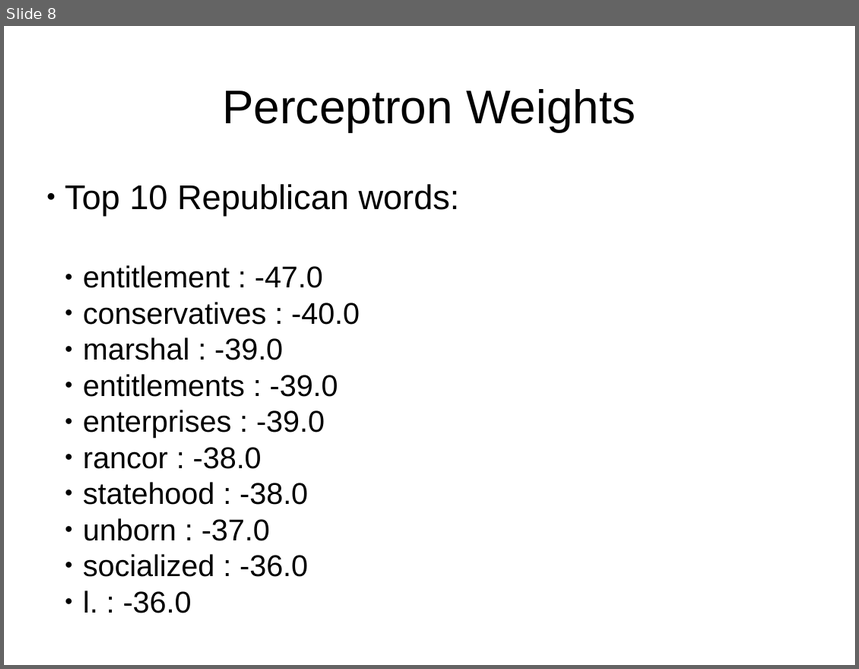
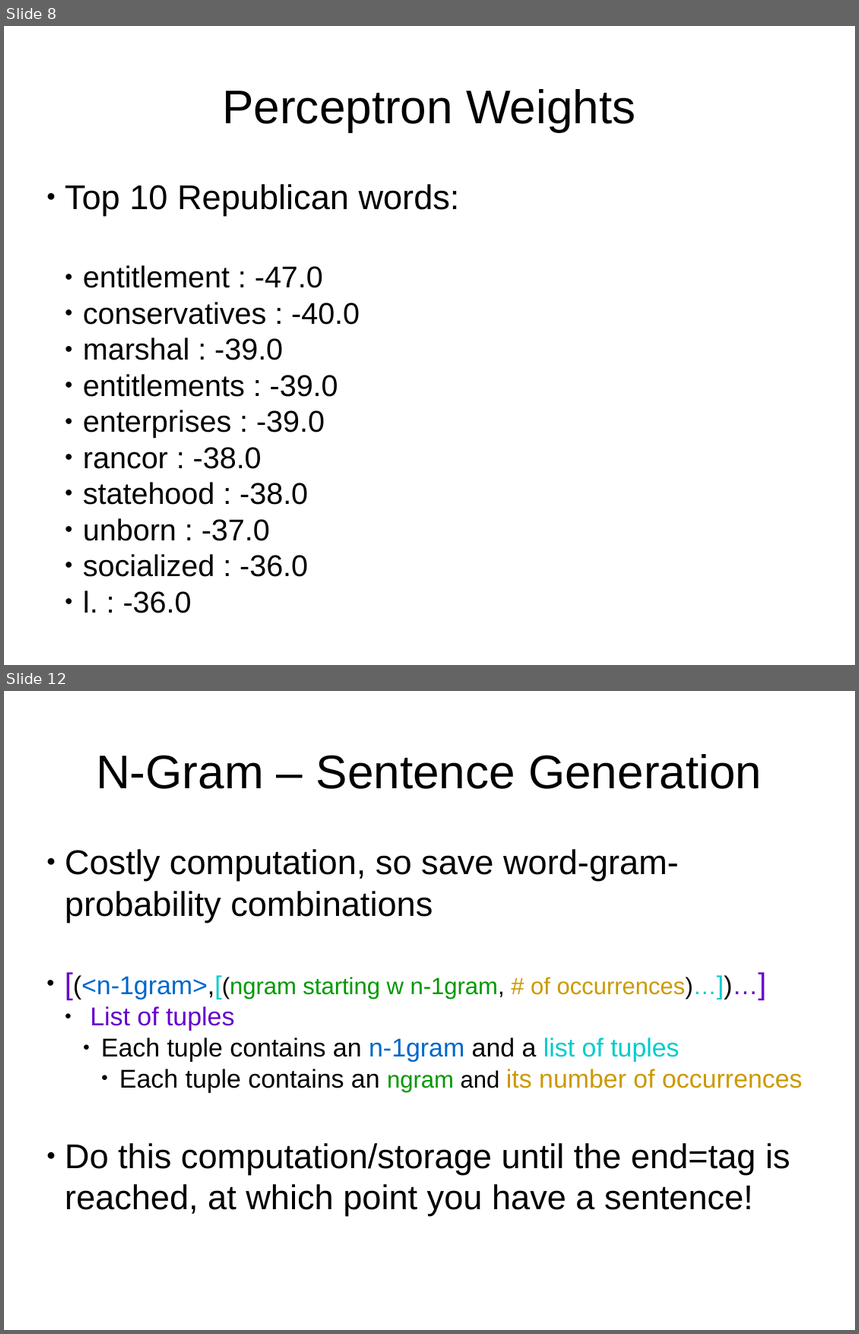
Before and after one commit to erikthiem/PartisanSpeechAnalysis, a slide deck: documents/presentation.odp. Shown one above the other, each under a label of ours: slide 8 before the commit, slides 8 and 12 after it; the slides between them are not shown. The pictures are 859x669 and 859x1334 pixels, drawn with LibreOffice and Linux fonts; fonts in the diff are those of the drawing. Boxes give left, top, right and bottom in pixels: in the first picture for what was removed or moved away, otherwise in the second. Text is boxed around its words. In the diff, an @@ line names an element or a change of style, - is before the commit and + after.

Commit message:
Added files via upload
Added ngram slides to presentation

```diff
--- a/documents/presentation.odp
+++ b/documents/presentation.odp
@@ slide 12 added at (4, 691, 855, 1330), background #FFFFFF @@
@@ text added at (96, 754, 762, 789), 44 pt, text #000000 @@
+N-Gram – Sentence Generation
@@ text added at (65, 849, 803, 1216), 32 pt, text #000000 @@
+● Costly computation, so save word-gram-probability combinations
+● [(<n-1gram>,[(ngram starting w n-1gram, # of occurrences)…])…]
+  ● List of tuples
+    ● Each tuple contains an n-1gram and a list of tuples
+      ● Each tuple contains an ngram and its number of occurrences
+● Do this computation/storage until the end=tag is reached, at which point you have a sentence!
```
Also in this commit, not shown: 1 slide changed, 5 other slides added.
